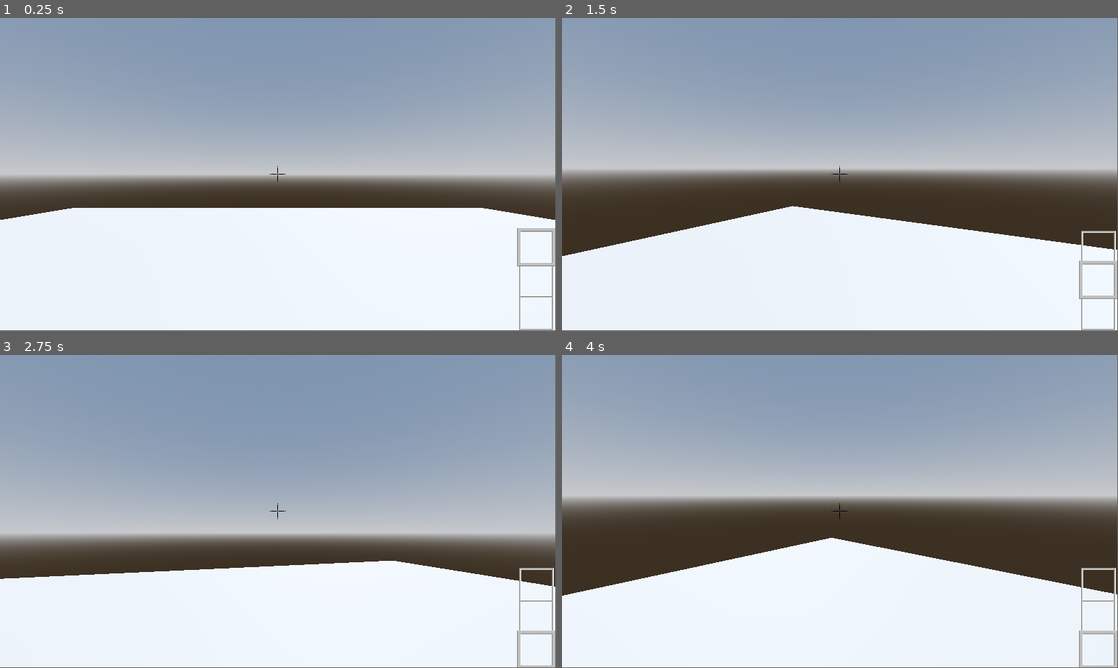
Above: before the commit, frames 1-4 (two rows, left to right).
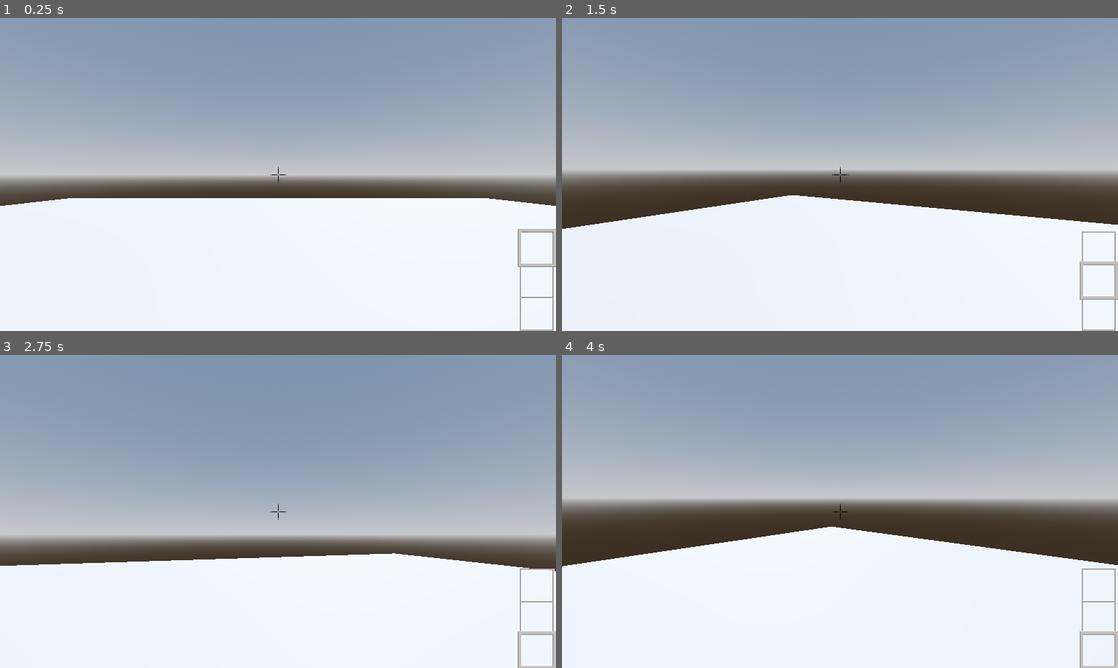
Above: after the commit, the same moments.

Repository: Stevenso2/Karson
Game: Godot game, scene res://assets/World.tscn
Same seed, same stepped clock (60 frames per second), same inputs: the game is played once before the commit and once after it.
Inputs (mouse positions are in pixels of both pictures, inside the frame that each line leads up to):
- Up to frame 1 (0.25 s): no input
- Up to frame 2 (1.5 s): tap Enter (Enter) at 0.5 s; move the mouse to (867, 171) at 0.52 s; tap 1 (1) at 0.6 s; tap 2 (2) at 0.8, 1.35 s; tap Space (U) at 1.25 s; move the mouse to (812, 174) at 1.27 s
- Up to frame 3 (2.75 s): tap 3 (3) at 1.55, 2.1 s; move the mouse to (289, 505) at 2.02 s; tap 4 (4) at 2.3 s
- Up to frame 4 (4 s): tap Enter (Enter) at 2.75 s; move the mouse to (834, 514) at 2.77 s; tap 4 (4) at 2.85 s; tap 5 (5) at 3.05, 3.6 s; tap Space (U) at 3.5 s; move the mouse to (878, 514) at 3.52 s; tap 6 (6) at 3.8 s
In our replay, the window is 799x449 before the commit and 800x450 after it. These sizes can differ from the game's own. Grey fills any space a smaller window leaves; there, only what the larger window draws over its background counts as a difference.

The runs differ from the first frame. In frame 1, 3.8% of the frame differs, in the area x 0-100%, y 0-100%; in frame 2, 6.3%; in frame 3, 4.2%; in frame 4, 8.4%.

Commit message:
New Player Model, Very Small QOL changes
- Added a new Player Model
- Fixed that the Crosshair is Blurry when Playing the Game
- Made Groundplate into a Actual box

Diff:
--- a/assets/World.tscn
+++ b/assets/World.tscn
@@ -15,10 +15,8 @@
 tonemap_mode = 2
 glow_enabled = true
 
-[sub_resource type="QuadMesh" id="QuadMesh_xgn34"]
-size = Vector2(20, 20)
-subdivide_width = 21
-subdivide_depth = 21
+[sub_resource type="BoxMesh" id="BoxMesh_c4wb8"]
+size = Vector3(30, 30, 1)
 
 [sub_resource type="HeightMapShape3D" id="HeightMapShape3D_p3buv"]
 map_width = 21
@@ -39,9 +37,10 @@
 [node name="Terrain" type="StaticBody3D" parent="."]
 
 [node name="MeshInstance3D" type="MeshInstance3D" parent="Terrain"]
-transform = Transform3D(1, 0, 0, 0, -4.37114e-08, 1, 0, -1, -4.37114e-08, 0, 0, 0)
-mesh = SubResource("QuadMesh_xgn34")
+transform = Transform3D(1, 0, 0, 0, -4.37114e-08, 1, 0, -1, -4.37114e-08, 0, -0.5, 0)
+mesh = SubResource("BoxMesh_c4wb8")
 skeleton = NodePath("../..")
 
 [node name="CollisionShape3D" type="CollisionShape3D" parent="Terrain"]
+transform = Transform3D(1.5, 0, 0, 0, 1.5, 0, 0, 0, 1.5, 0, 0, 0)
 shape = SubResource("HeightMapShape3D_p3buv")
--- a/assets/hud.tscn
+++ b/assets/hud.tscn
@@ -31,6 +31,8 @@
 texture = ExtResource("6_vpngi")
 
 [node name="Crosshair" type="Sprite2D" parent="."]
+texture_filter = 1
+texture_repeat = 1
 position = Vector2(576, 324)
 scale = Vector2(0.5, 0.5)
 texture = ExtResource("8_q53yv")
--- a/assets/player.tscn
+++ b/assets/player.tscn
@@ -1,14 +1,12 @@
 [gd_scene load_steps=5 format=3 uid="uid://4r8al3ot2h5v"]
 
-[ext_resource type="Script" path="res://scrips/player.gd" id="1_enlmb"]
+[ext_resource type="Script" uid="uid://bkgl375chs7hs" path="res://scrips/player.gd" id="1_enlmb"]
 [ext_resource type="PackedScene" uid="uid://d0nli7fikwkrr" path="res://assets/hud.tscn" id="2_2tde0"]
+[ext_resource type="PackedScene" uid="uid://iky2s84x7o3w" path="res://Models/Karlson Himself.gltf" id="2_insbl"]
 
 [sub_resource type="CapsuleShape3D" id="CapsuleShape3D_irju7"]
 radius = 0.3
 height = 1.8
-
-[sub_resource type="BoxMesh" id="BoxMesh_njv0q"]
-size = Vector3(0.6, 1.8, 0.6)
 
 [node name="Player" type="CharacterBody3D"]
 disable_mode = 1
@@ -16,16 +14,15 @@
 axis_lock_angular_z = true
 script = ExtResource("1_enlmb")
 
+[node name="Player_Body" parent="." instance=ExtResource("2_insbl")]
+transform = Transform3D(-0.28, 0, 2.44784e-08, 0, 0.28, 0, -2.44784e-08, 0, -0.28, 0, 0.1, 0)
+
 [node name="CollisionShape3D" type="CollisionShape3D" parent="."]
 transform = Transform3D(1, 0, 0, 0, 1, 0, 0, 0, 1, 0, 0.9, 0)
 shape = SubResource("CapsuleShape3D_irju7")
 
-[node name="MeshInstance3D" type="MeshInstance3D" parent="."]
-transform = Transform3D(1, 0, 0, 0, 1, 0, 0, 0, 1, 0, 0.9, 0)
-mesh = SubResource("BoxMesh_njv0q")
-
 [node name="Camera3D" type="Camera3D" parent="."]
-transform = Transform3D(1, 0, 0, 0, 1, 0, 0, 0, 1, 0, 1.65, 0)
+transform = Transform3D(1, 0, 0, 0, 1, 0, 0, 0, 1, 0, 1.6804, -0.16235)
 current = true
 
 [node name="Hud" parent="Camera3D" instance=ExtResource("2_2tde0")]
--- a/project.godot
+++ b/project.godot
@@ -12,12 +12,18 @@
 
 config/name="Noslrak"
 run/main_scene="res://assets/World.tscn"
-config/features=PackedStringArray("4.3", "Forward Plus")
+config/features=PackedStringArray("4.4", "Forward Plus")
 config/icon="res://icon.svg"
+config/snap_controls_to_pixels=true
+config/default_font_multichannel_signed_distance_field=false
 
 [autoload]
 
 global="*res://scrips/global.gd"
+
+[display]
+
+window/stretch/mode="viewport"
 
 [input]
 
Not shown, added: Models/Karlson Himself.gltf
Not shown, added: Models/Karlson Himself.gltf.import
Binary file added: Models/scene.bin
Not shown: 1 places in assets/hud.tscn that only renumber resources
Not shown, added: assets/scene.gltf
Not shown, added: assets/scene.gltf.import
Not shown, added: scrips/Wold.gd.uid
Not shown, added: scrips/global.gd.uid
Not shown, added: scrips/hud.gd.uid
Not shown, added: scrips/player.gd.uid
